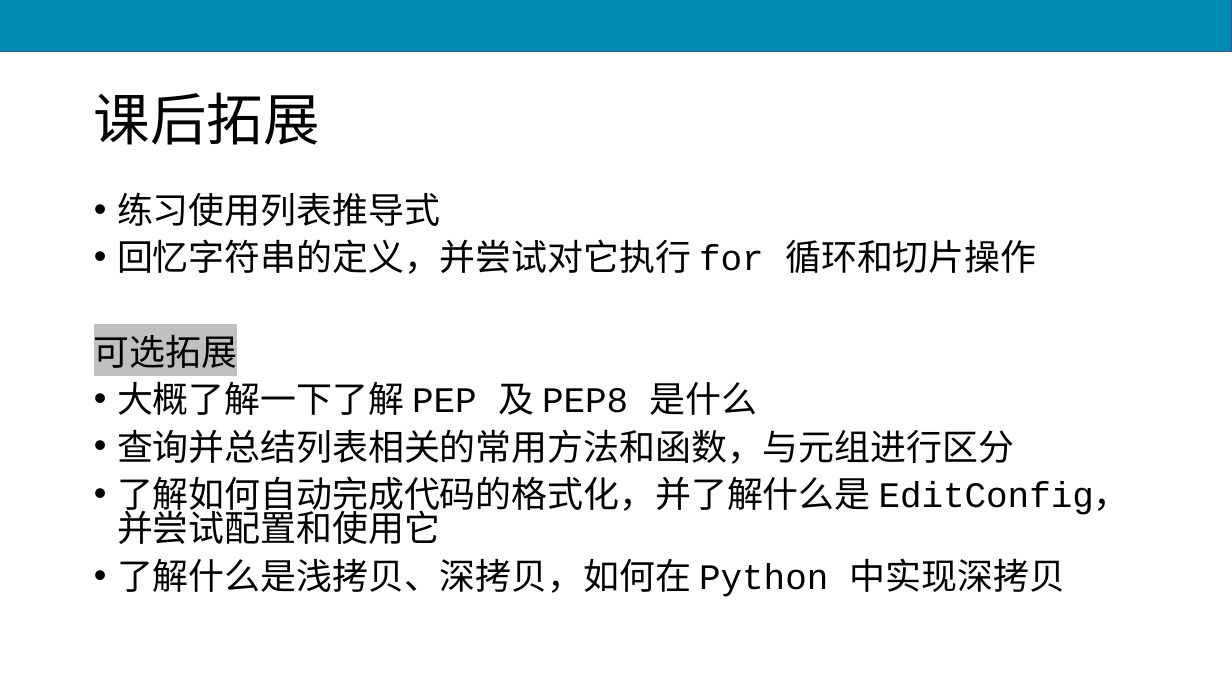
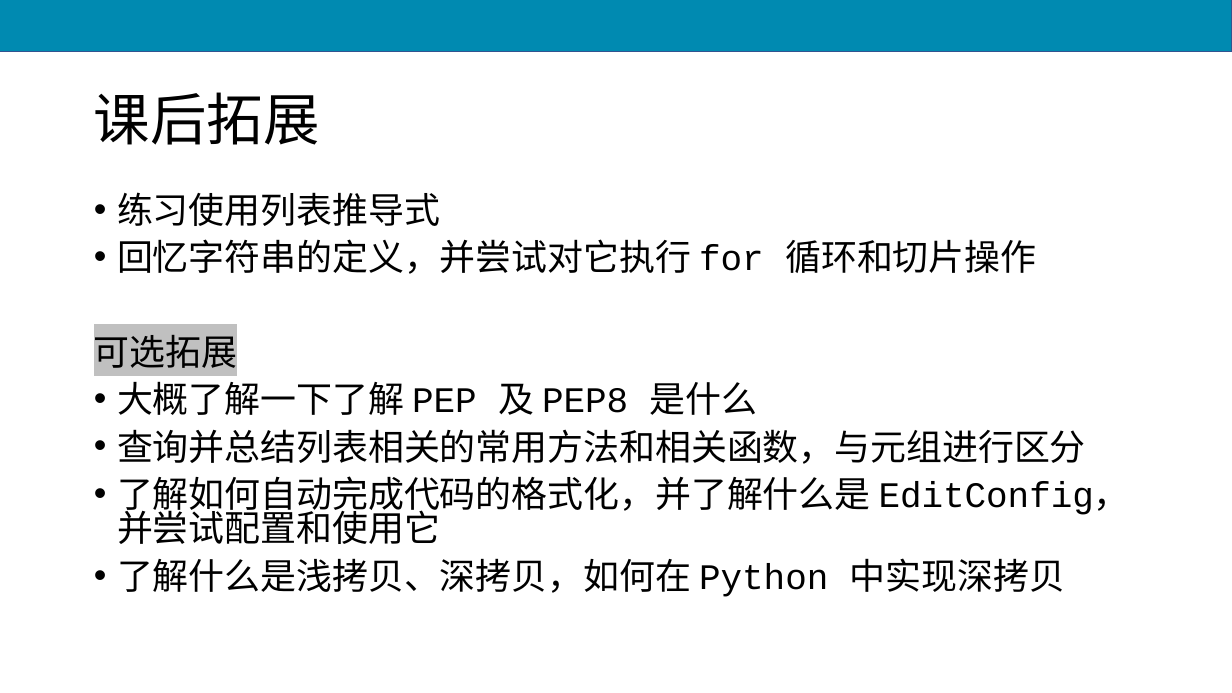
Before and after one commit to scruel/pcc_3e_slides, a slide deck: slide 40 of PPT/python4.pptx (slide 39 before the commit). Drawn at 1232x693 pixels with LibreOffice and Linux fonts; fonts in the diff are those of the drawing. Boxes give left, top, right and bottom in pixels: in the first picture for what was removed or moved away, otherwise in the second. Text is boxed around its words. In the diff, an @@ line names an element or a change of style, - is before the commit and + after.

```diff
--- a/PPT/python4.pptx
+++ b/PPT/python4.pptx
@@ text at (x1=117, y1=429, x2=1086, y2=464): text changed @@
-• 查询并总结列表相关的常用方法和函数，与元组进行区分
+• 查询并总结列表相关的常用方法和相关函数，与元组进行区分
```
Also in this commit, not shown: 8 other slides changed, 1 slide added, 18 other files.
